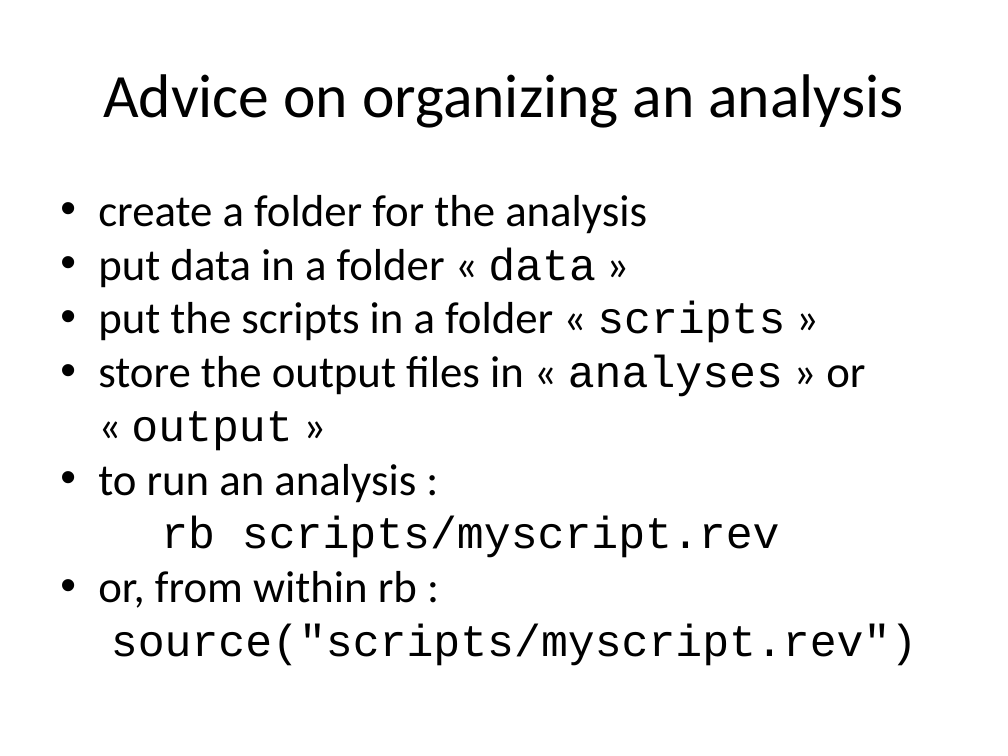
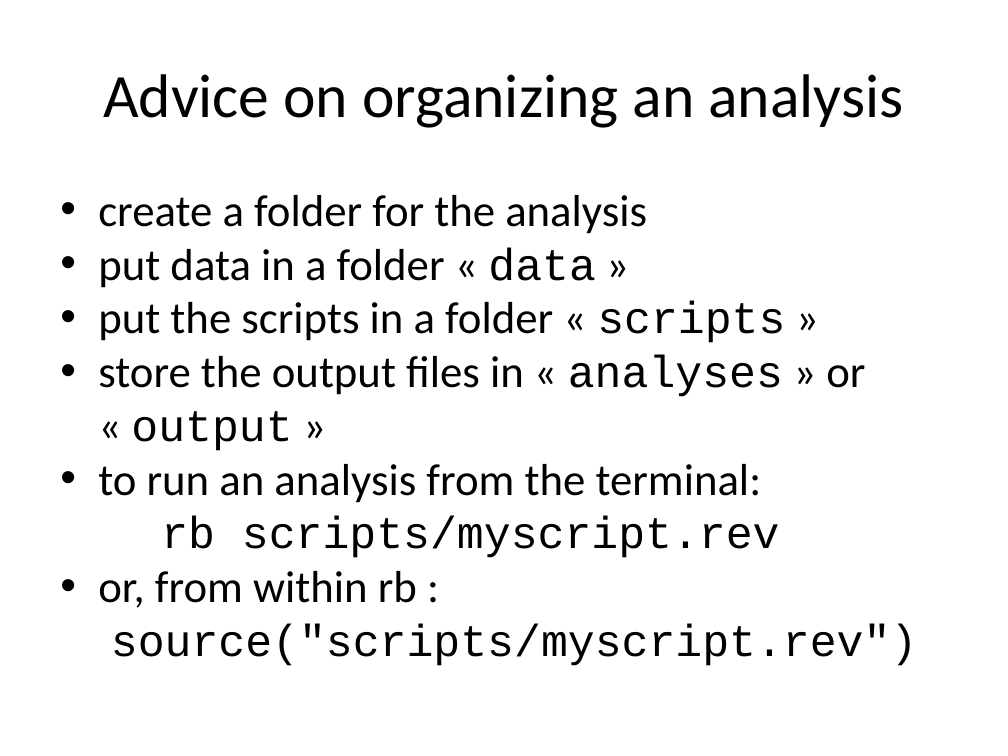
Before and after one commit to Boussau/boussau.github.io, a slide deck: slide 32 of COME_courses/Cambridge_2022/6_Bayesian_inference/RevBayesIntro.pptx (slide 31 before the commit). Drawn at 1008x756 pixels with LibreOffice and Linux fonts; fonts in the diff are those of the drawing. Boxes give left, top, right and bottom in pixels: in the first picture for what was removed or moved away, otherwise in the second. Text is boxed around its words. In the diff, an @@ line names an element or a change of style, - is before the commit and + after.

```diff
--- a/COME_courses/Cambridge_2022/6_Bayesian_inference/RevBayesIntro.pptx
+++ b/COME_courses/Cambridge_2022/6_Bayesian_inference/RevBayesIntro.pptx
@@ text at (x1=98, y1=464, x2=762, y2=503): text changed @@
-• to run an analysis :
+• to run an analysis from the terminal:
```
Also in this commit, not shown: 3 other slides changed, 1 slide added, 1 other file.
